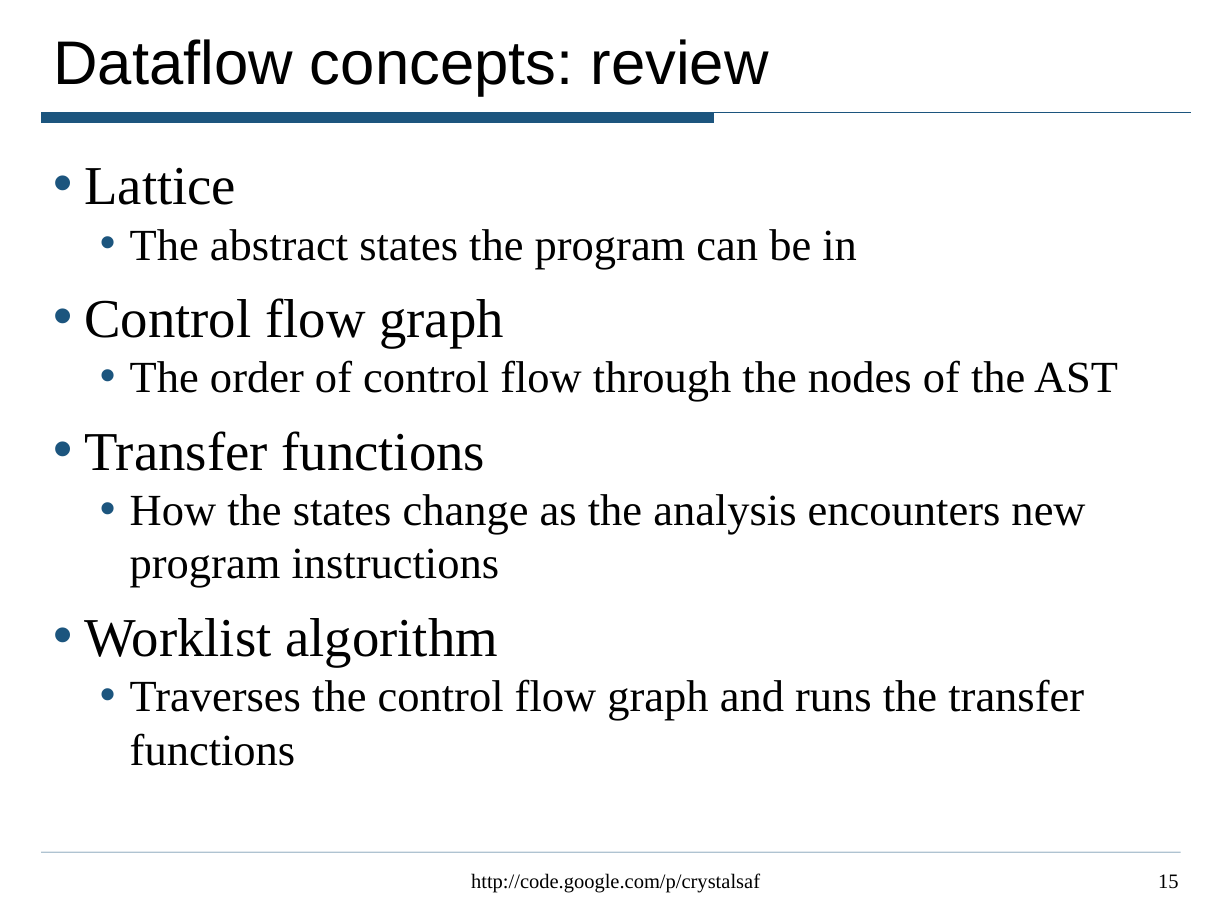
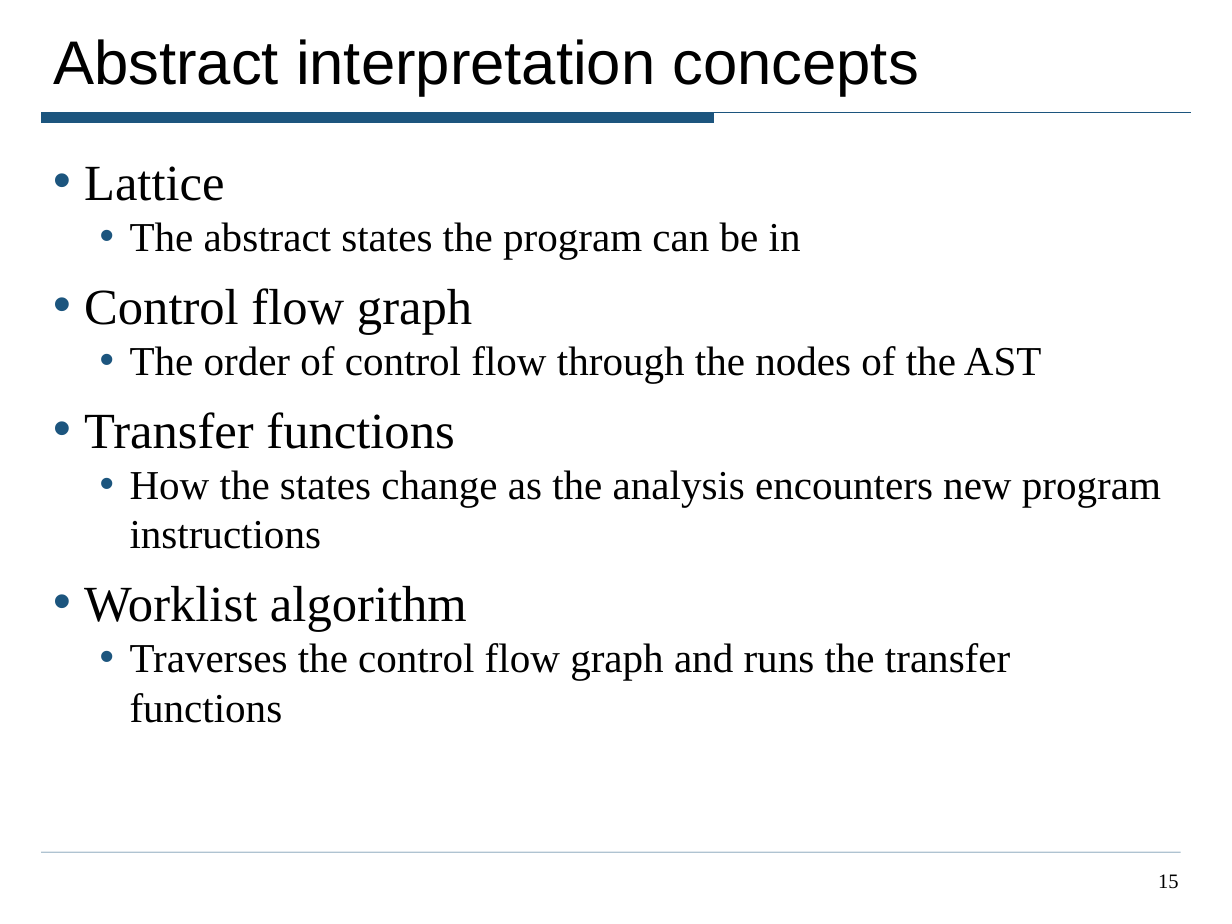
Before and after one commit to roterdam/crystalsaf, a slide deck: slide 15 of TutorialExamples/CrystalTutorial.ppt. Drawn at 1232x924 pixels with LibreOffice and Linux fonts; fonts in the diff are those of the drawing. Boxes give left, top, right and bottom in pixels: in the first picture for what was removed or moved away, otherwise in the second. Text is boxed around its words. In the diff, an @@ line names an element or a change of style, - is before the commit and + after.

```diff
--- a/TutorialExamples/CrystalTutorial.ppt
+++ b/TutorialExamples/CrystalTutorial.ppt
@@ title at (53,39,918,95): text changed @@
-Dataflow concepts: review
+Abstract interpretation concepts
@@ text "Lattice" at (84,166,1161,723): size 32 to 29.6 pt in "Lattice", "Control flow graph", "Transfer functions", "Worklist algorithm"; size 26 to 24.1 pt in "The abstract states the program can be ...", "The order of control flow through the ...", "How the states change as the analysis ...", "Traverses the control flow graph and runs ..." @@
@@ text removed at (471,873,760,893) @@
-http://code.google.com/p/crystalsaf
```
Also in this commit, not shown: 35 other slides changed, 2 slides added.
